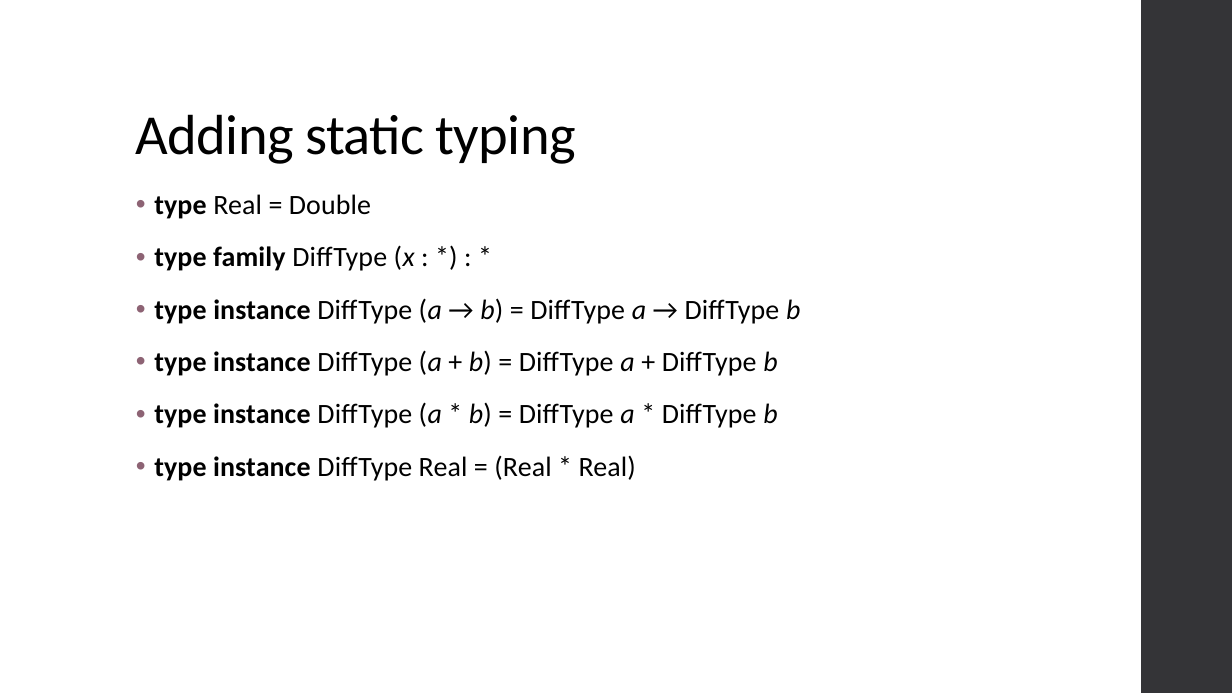
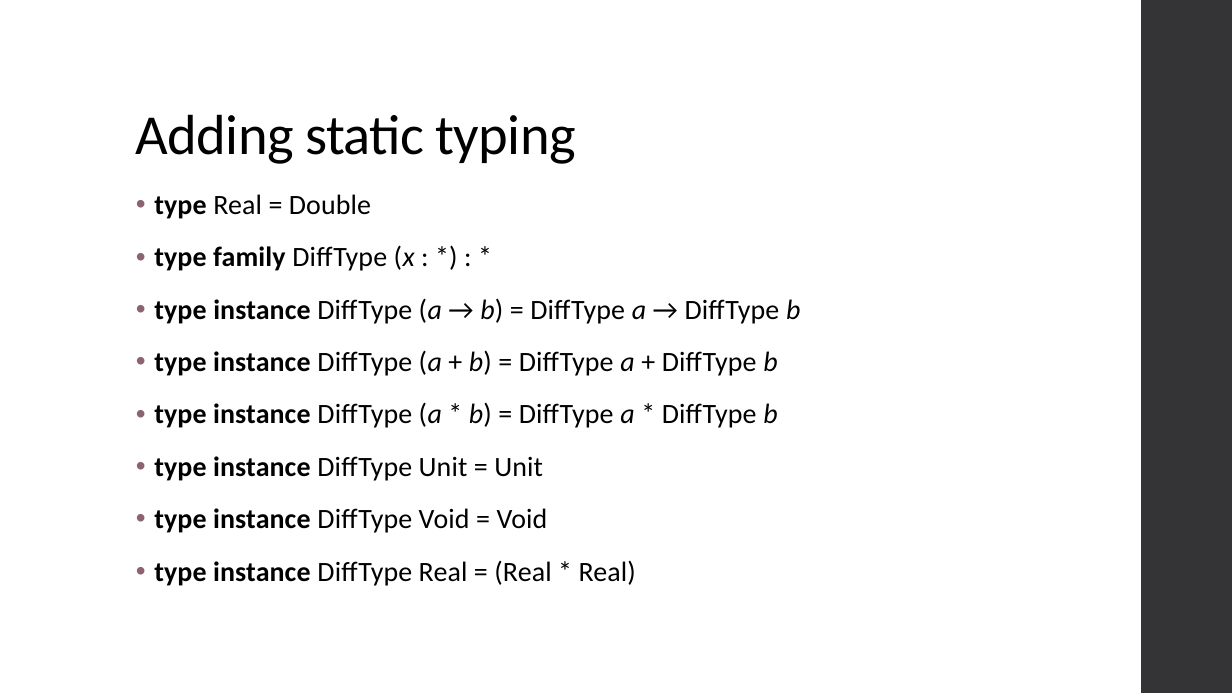
Before and after one commit to ThoughtWorksInc/DeepDarkFantasy, a slide deck: slide 17 of Talk.pptx. Drawn at 1232x693 pixels with LibreOffice and Linux fonts; fonts in the diff are those of the drawing. Boxes give left, top, right and bottom in pixels: in the first picture for what was removed or moved away, otherwise in the second. Text is boxed around its words. In the diff, an @@ line names an element or a change of style, - is before the commit and + after.

```diff
--- a/Talk.pptx
+++ b/Talk.pptx
@@ text at (x1=154, y1=456, x2=548, y2=533): paragraphs added @@
+• type instance DiffType Unit = Unit
+• type instance DiffType Void = Void
```
Also in this commit, not shown: 4 other slides changed.
